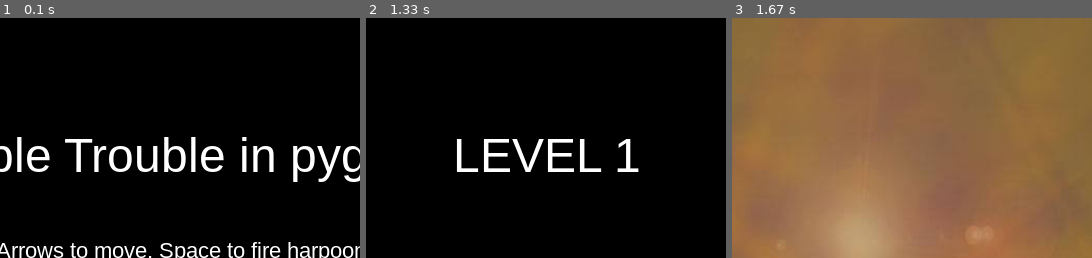
Above: before the commit, frames 1-3 (left to right).
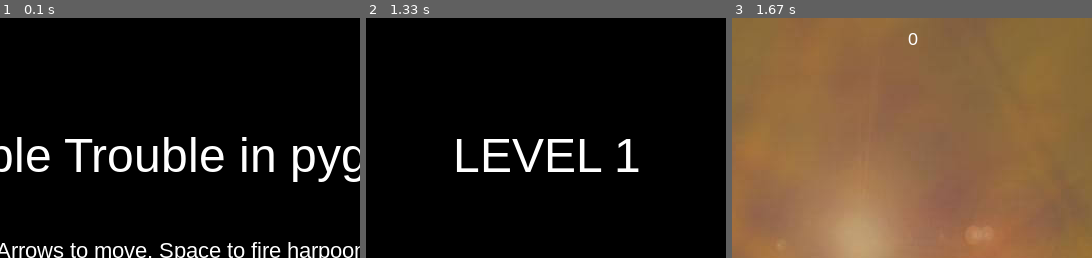
Above: after the commit, the same moments.

Repository: ratchek/bubble-trouble-pygame
Game: pygame game, started from src/game.py
Two runs of this game, one before a commit and one after it. Both use one fixed random seed, a clock stepped at 60 frames per second and the inputs below.
Inputs:
- Up to frame 1 (0.1 s): no input
- Up to frame 2 (1.33 s): tap Enter at 0.33 s; hold Right from 1.17 s (still down)
- Up to frame 3 (1.67 s): release Right at 1.63 s
The pictures show only the part of the screen within x 25-75%, y 0-50%; the shares and areas given below are measured in that part.

Frames 1-2 are identical in both runs. In frame 3, less than 0.1% of the frame differs, in the area x 48-52%, y 6-12%.

Commit message:
Display score

Diff:
--- a/src/game.py
+++ b/src/game.py
@@ -85,9 +85,10 @@
     def draw(self):
         # draw stuff
         Graphics.draw_background(game)
+        Graphics.draw_lives(game)
+        Graphics.show_score(game)
         self.all_sprites.draw(self.screen)
         Graphics.draw_console(game)
-        Graphics.draw_lives(game)
         # after drawing everything, flip the display
         pygame.display.flip()
 
--- a/src/graphics.py
+++ b/src/graphics.py
@@ -22,6 +22,10 @@
         Graphics.draw_text(game, "Press a key to play", 22, WHITE, WIDTH / 2, GAME_FLOOR * 3 / 4)
         pygame.display.flip()
         Graphics.wait_for_key(game)
+
+    @staticmethod
+    def show_score(game):
+        Graphics.draw_text(game, str(game.score), 18, WHITE, WIDTH / 2, 10)
 
     @staticmethod
     def show_go_screen(game):
